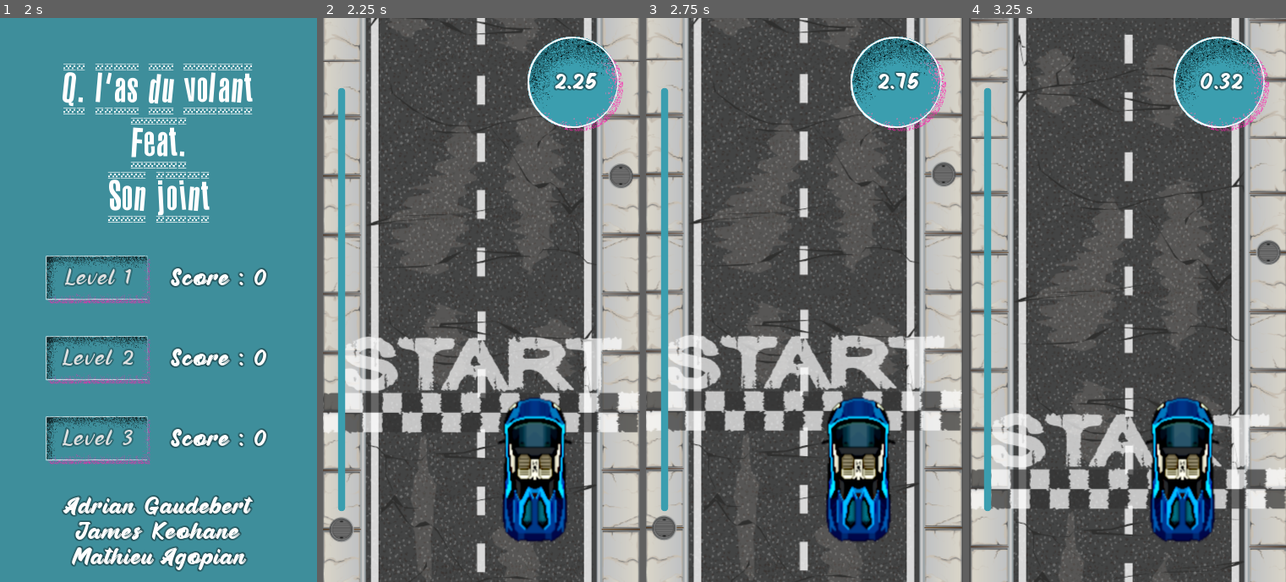
Above: before the commit, frames 1-4 (left to right).
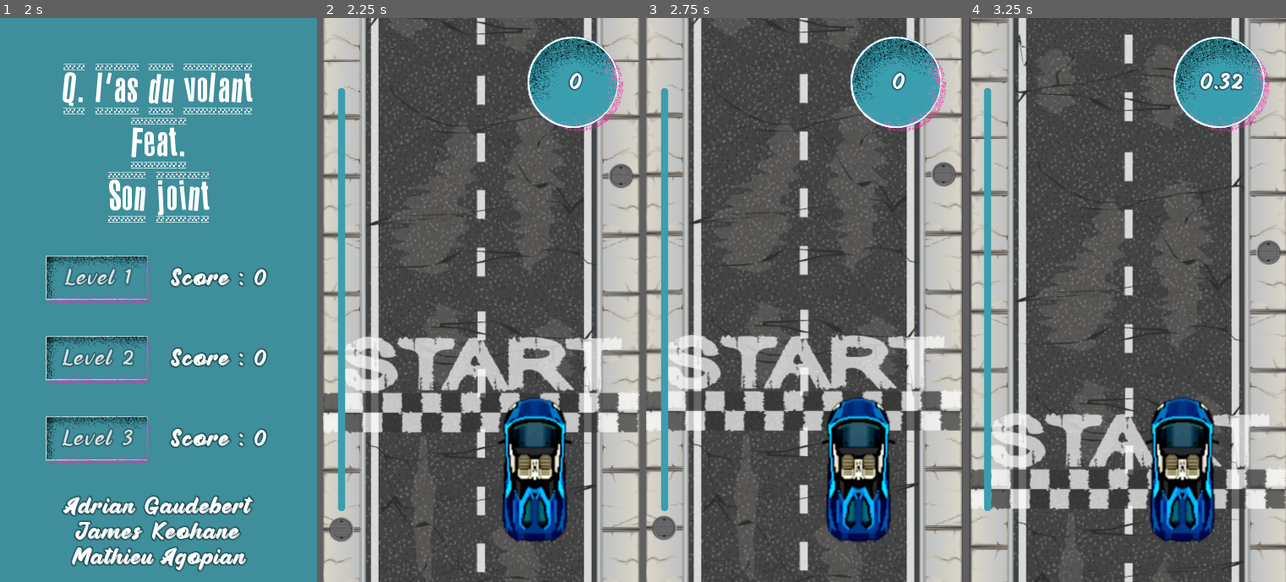
Above: after the commit, the same moments.

Repository: adngdb/coopjam
Game: Godot game, scene res://GUI/StartScreen/StartScreen.tscn
Same seed, same stepped clock (60 frames per second), same inputs: the game is played once before the commit and once after it.
Inputs (mouse positions are in pixels of both pictures, inside the frame that each line leads up to):
- Up to frame 1 (2 s): tap Enter at 0.5 s; move the mouse to (228, 271) at 0.52 s; hold Right (ui_right) 0.53-1.28 s; click (228, 271) at 0.6 s; tap Space at 1.25 s; move the mouse to (95, 328) at 1.27 s; hold Left (ui_left) from 1.28 s (still down); click (95, 328) at 1.35 s
- Up to frame 2 (2.25 s): release Left (ui_left) at 2 s; click "Level 1" at 2 s
- Up to frame 3 (2.75 s): no input
- Up to frame 4 (3.25 s): move the mouse to (1159, 175) at 2.77 s; hold Right (ui_right) from 2.78 s (still down); click (1159, 175) at 2.85 s

Frame 1 is identical in both runs. In frame 2, 0.4% of the frame differs, in the area x 72-87%, y 9-13%; in frame 3, 0.3%; in frame 4, nothing differs.

Commit message:
Fix chrono with a restart

Diff:
--- a/Qlas/Systems/GameSystem.gd
+++ b/Qlas/Systems/GameSystem.gd
@@ -10,6 +10,8 @@
 
 var current_level := 0
 var time_in_level := 0.0
+var chrono_on = false
+
 
 var car : KinematicBody2D = null
 var finish_line : KinematicBody2D = null
@@ -19,6 +21,7 @@
 func start_level():
 	current_level = LevelS.current_level
 	time_in_level = 0.0
+	chrono_on = true
 
 	if (!scores[current_level]):
 		scores[current_level] = []
@@ -27,6 +30,7 @@
 # Store the time used to run to the finish line.
 func finish_level():
 	scores[current_level] = stepify(time_in_level, 0.01)
+	chrono_on = false
 
 
 # Return distance between car and finish line, in pixels.
@@ -46,4 +50,5 @@
 
 # Called every frame. 'delta' is the elapsed time since the previous frame.
 func _process(delta):
-	time_in_level += delta
+	if chrono_on:
+		time_in_level += delta
